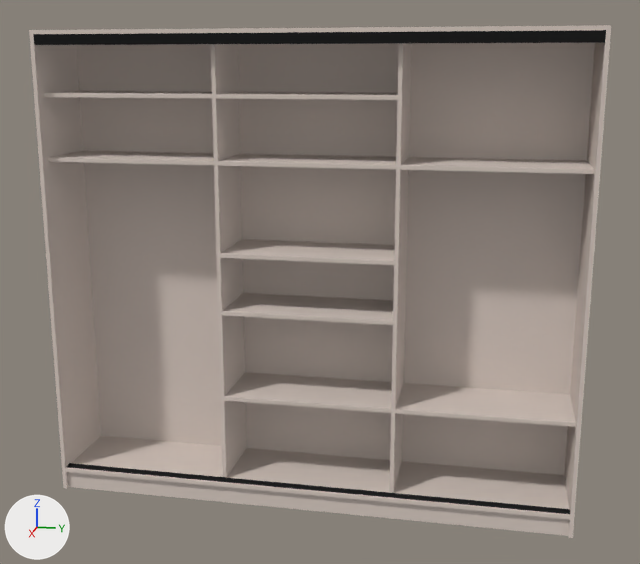
What one commit did to the Blender file blender/Simle/DZ 2.1.blend.
The view is the same before and after, from a 50 mm camera at (4.55, 2.26, 2.26) aimed at (0.22, 1.39, 1.18). Arrows for +X, +Y and +Z are at lower left; the lights stay in place.
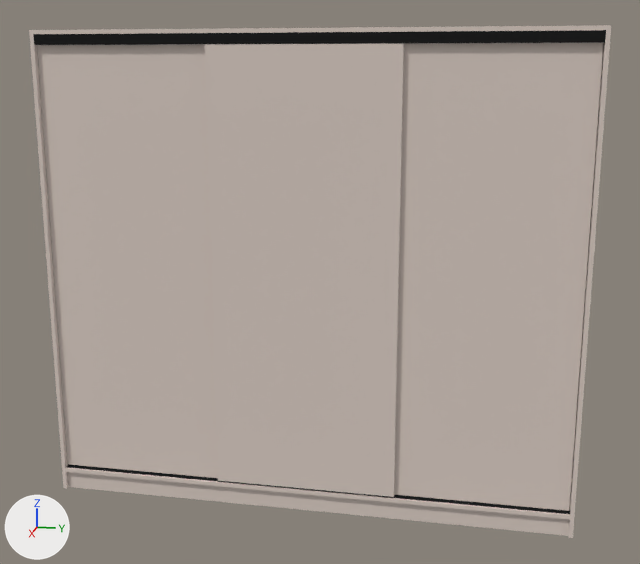
Patch to the scene script:
```diff
--- a/blender/Simle/DZ 2.1.blend.py
+++ b/blender/Simle/DZ 2.1.blend.py
@@ me_cube_019 @@
+me_cube_019.from_pydata(...)  # a box spanning x -1.0..1.0, y -1.0..1.0, z -1.0..1.0
+me_cube_019.materials.append(mat_дерево)  # light grey #dbcec5
@@ me_cube_020 @@
+me_cube_020.from_pydata(...)  # a box spanning x -1.0..1.0, y -1.0..1.0, z -1.0..1.0
+me_cube_020.materials.append(mat_дерево)  # light grey #dbcec5
@@ me_cube_011 @@
+me_cube_011.from_pydata(...)  # a box spanning x -1.0..1.0, y -1.0..1.0, z -1.0..1.0
+me_cube_011.materials.append(mat_дерево)  # light grey #dbcec5
@@ ob_rightdoor_001 @@
+ob_rightdoor_001 = bpy.data.objects.new('rightDoor.001', me_cube_019)
+ob_rightdoor_001.location = (0.415, 2.211, 1.25)
+ob_rightdoor_001.rotation_euler = (0.0, 0.0, 1.571)  # degrees (0, 0, 90)
+ob_rightdoor_001.scale = (0.465, 0.01, 1.12)
@@ ob_leftdoor_002 @@
+ob_leftdoor_002 = bpy.data.objects.new('leftDoor.002', me_cube_020)
+ob_leftdoor_002.location = (0.415, 0.487, 1.25)
+ob_leftdoor_002.rotation_euler = (0.0, 0.0, 1.571)  # degrees (0, 0, 90)
+ob_leftdoor_002.scale = (0.465, 0.01, 1.12)
@@ ob_centerdoor @@
+ob_centerdoor = bpy.data.objects.new('centerDoor', me_cube_011)
+ob_centerdoor.location = (0.439, 1.35, 1.25)
+ob_centerdoor.rotation_euler = (0.0, 0.0, 1.571)  # degrees (0, 0, 90)
+ob_centerdoor.scale = (0.465, 0.01, 1.12)
```

Changed parts and their boxes (x1, y1, x2, y2) in the pictures (640 x 564 px):
'rightDoor.001', added
    after: (394, 43, 604, 511)
'centerDoor', added
    after: (205, 43, 404, 497)
'leftDoor.002', added
    after: (37, 44, 218, 478)
'Cube.003', unchanged, covered by the edit
    before: (76, 43, 595, 475)
'Cube', unchanged, covered by the edit
    before: (30, 34, 101, 489)
    after: (30, 34, 69, 489)
'Cube.004', unchanged, covered by the edit
    before: (65, 436, 570, 519)
    after: (65, 467, 570, 519)
'Cube.006', unchanged, covered by the edit
    before: (211, 44, 247, 478)
